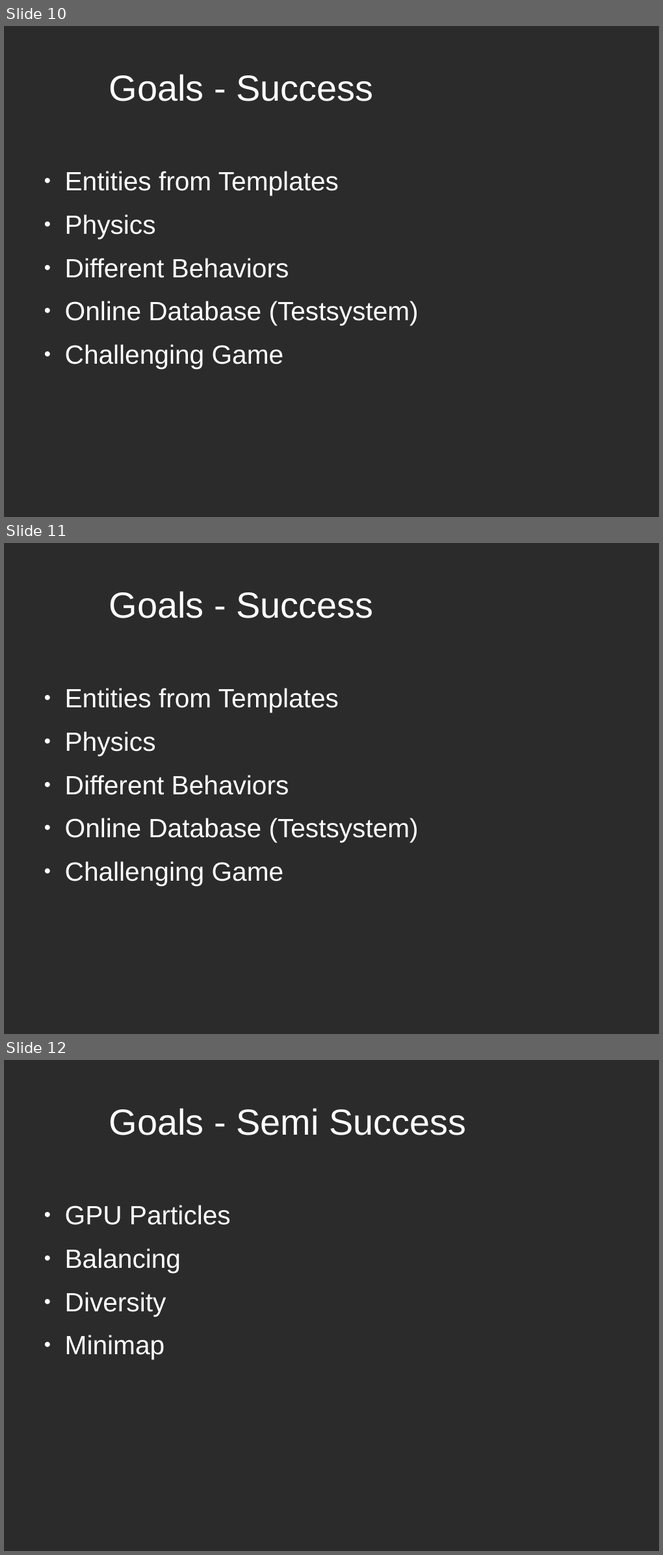
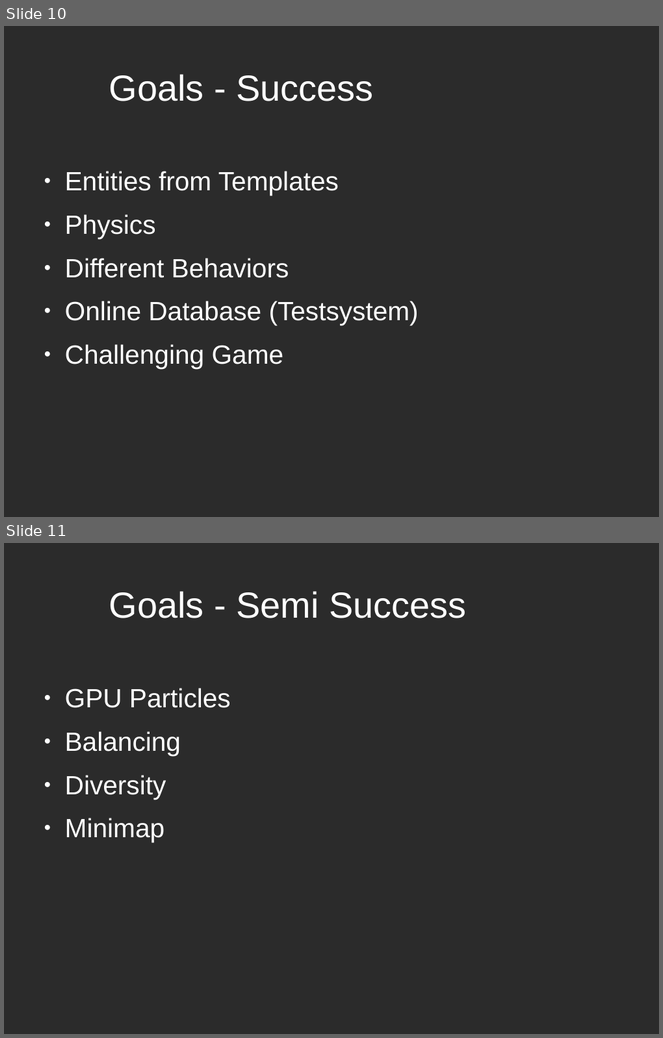
Before and after one commit to szyuGH/StarrockGame, a slide deck: Docs/PresentationPrototype2/PrototypePresentation2.odp. Shown one above the other, each under a label of ours: slides 10, 11 and 12 before the commit, slides 10 and 11 after it. The pictures are 663x1555 and 663x1038 pixels, drawn with LibreOffice and Linux fonts; fonts in the diff are those of the drawing; background and template pictures are left out; a plain dark background stands for a picture behind light text. Boxes give left, top, right and bottom in pixels: in the first picture for what was removed or moved away, otherwise in the second. Text is boxed around its words. In the diff, an @@ line names an element or a change of style, - is before the commit and + after.

Commit message:
update

```diff
--- a/Docs/PresentationPrototype2/PrototypePresentation2.odp
+++ b/Docs/PresentationPrototype2/PrototypePresentation2.odp
@@ slide 11 removed at <box>4,543,659,1034</box>, background picture (left out) @@
@@ title removed at <box>109,591,373,618</box> @@
-Goals - Success
@@ text removed at <box>65,688,419,886</box> @@
-● Entities from Templates
-● Physics
-● Different Behaviors
-● Online Database (Testsystem)
-● Challenging Game
@@ what was slide 12 is now slide 11 @@
```
